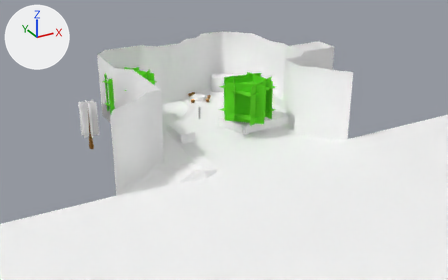
The glTF model assets/models/scenes/area1/world.glb: old version first, new version second.
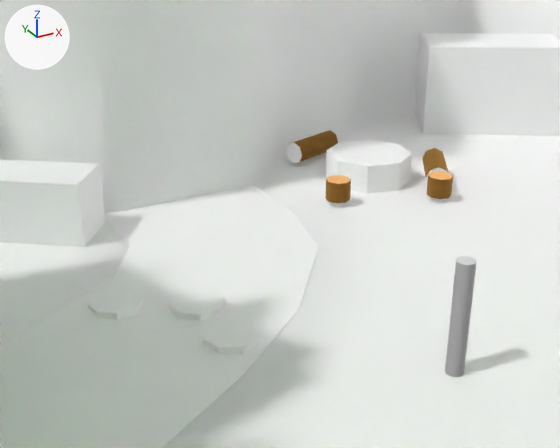
Old and new are each drawn from a 50 mm lens placed at (-48.84, -88.32, 36.53), pointed at (-6.56, -11.45, -1.9) and again close up from a 50 mm lens placed at (-15.46, -13.79, 7.14), pointed at (-9.72, -3.36, 1.93). The axes (+X, +Y, +Z) are drawn at upper left. The lights are the same throughout. Where no turn or scale is listed for an object, it has been applied to the vertices. Vertices at the same position are counted once.

The older version as bpy lines, for what is in view:
```python
me_cylinder = bpy.data.meshes.new('Cylinder')
me_cylinder.from_pydata(...)  # a 32-sided cylinder along z spanning x -0.15..0.15, y -0.15..0.15, z -0.99..0.99
me_cylinder_014 = bpy.data.meshes.new('Cylinder.014')
me_cylinder_014.from_pydata(...)  # 16 vertices, 28 faces; spans x -0.296..0.296, y -0.296..0.296, z -0.25..0.25
# faces by material slot: [22, 6]
me_cylinder_014.materials.append(mat_bark)
me_cylinder_014.materials.append(mat_tree_rings)
me_plane_001 = bpy.data.meshes.new('Plane.001')
me_plane_001.from_pydata(...)  # 319 vertices, 568 faces; spans x -20.0..22.0, y -17.0..13.0, z -1.0..10.0
# faces by material slot: [269, 115, 116, 68]
me_plane_001.materials.append(mat_grass)
me_plane_001.materials.append(mat_sand)
me_plane_001.materials.append(mat_rock)
me_plane_001.materials.append(mat_river)
ob_cylinder = bpy.data.objects.new('Cylinder', me_cylinder)
ob_cylinder.location = (-8.0, -6.0, 0.99)
ob_cylinder_011 = bpy.data.objects.new('Cylinder.011', me_cylinder_014)
ob_cylinder_011.location = (-5.8, 0.87, 0.39)
ob_plane = bpy.data.objects.new('Plane', me_plane_001)
ob_plane.location = (-8.0, -6.0, 0.0)
# also in view: 'Cube' at (2.02, 4.32, 1.35); 'Cylinder.012' at (-4.63, 4.02, 0.39); 'Cylinder.017' at (-10.69, -3.38, -0.2); 'Cylinder.004' at (-3.48, -0.1, 0.39); 'Cylinder.019' at (-12.05, -1.34, -0.2)
```
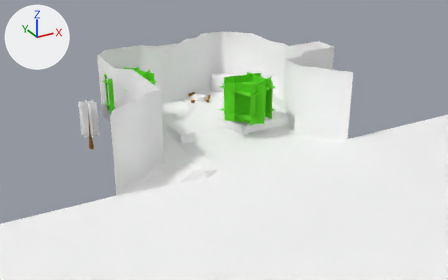
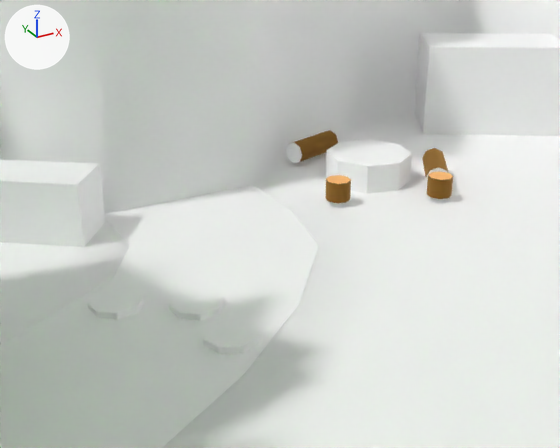
Pixel boxes (x1, y1, x2, y2) of what changed, in the close-ups (560 x 448 px):
'Cylinder', deleted
    before: (445, 256, 477, 377)
part 1 of me_plane_001, shading changed
    both: (337, 183, 547, 448)

The change in detail:
me_plane_001 has 319 vertices, 568 faces and spans x -20.0..22.0, y -17.0..13.0, z -1.0..10.0.
me_plane_001 is used by ob_plane; location (-8.0, -6.0, 0.0).
me_plane_001 part 1: 9 of the faces centred in x -1.7..4.3, y -0.3..6.3, z 0.0 are now shaded flat.
Object 'Cylinder' (ob_cylinder) is deleted.
